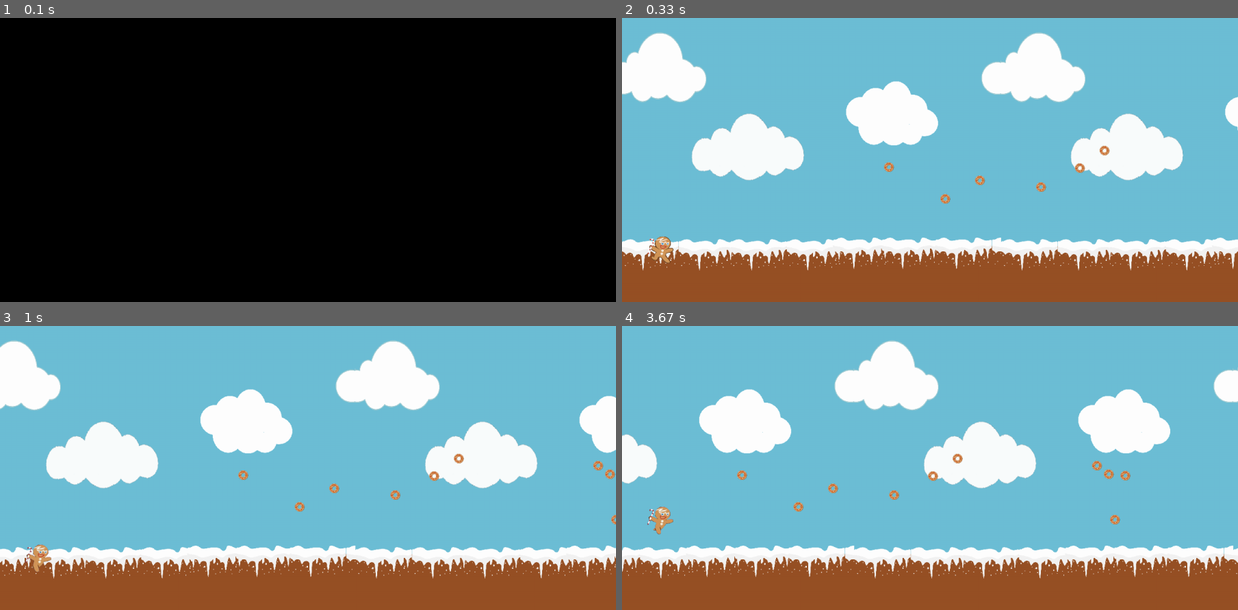
Above: before the commit, frames 1-4 (two rows, left to right).
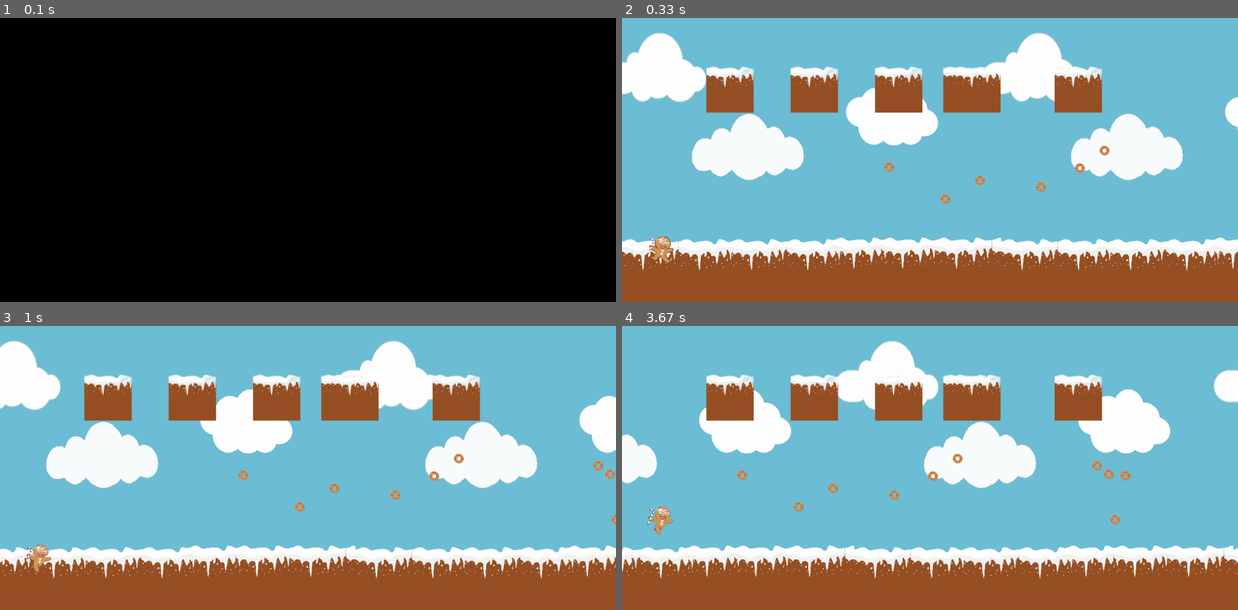
Above: after the commit, the same moments.

Repository: insper-classroom/devlife-23-1-projeto-pygame-laura_e_rafaela
Game: pygame game, started from jogo/jogo_GM.py
Two runs of this game, one before a commit and one after it. Both use one fixed random seed, a clock stepped at 60 frames per second and the inputs below.
Inputs:
- Up to frame 1 (0.1 s): no input
- Up to frame 2 (0.33 s): no input
- Up to frame 3 (1 s): hold Right 0.33-0.8 s; hold Right from 0.83 s (still down); tap Space at 0.9 s; tap D at 0.98 s
- Up to frame 4 (3.67 s): release Right at 1.3 s; hold Right 1.33-1.97 s; tap Space at 1.4, 1.7, 2.07, 2.57, 3.07, 3.37 s; hold Right 2-2.47 s; hold Right 2.5-2.97 s; tap D at 2.65 s; hold Right 3-3.63 s

Frame 1 is identical in both runs. In frame 2, 6.3% of the frame differs, in the area x 13-78%, y 17-34%; in frame 3, 6.3%; in frame 4, 6.3%.

Commit message:
comecando a criar plataformas (não se mexem ainda)

Diff:
--- a/jogo/assets_jogo.py
+++ b/jogo/assets_jogo.py
@@ -137,3 +137,14 @@
 
     def desenha(self):
         self.window.blit(self.image,self.rect)
+
+class Plataforma (pygame.sprite.Sprite):
+    def __init__(self, x, y, width, tela_jogo):
+        image = pygame.image.load("jogo/Assets_jogo/snow_ground.png")
+        self.image = pygame.transform.scale(image, (100,100))
+        self.rect = pygame.Rect(x,y,100,100)
+        self.width = width
+        self.tela_jogo = tela_jogo
+    def desenha(self):
+        for i in range(self.width):
+            self.tela_jogo.window.blit(self.image, (self.rect.x + (self.rect.x * i), self.rect.y))
--- a/jogo/jogo_GM.py
+++ b/jogo/jogo_GM.py
@@ -17,10 +17,15 @@
         self.andando=False
         self.biscoito_dx = 0
         self.all_biscoitos=pygame.sprite.Group()
+        self.all_plataformas = []
         for i in range(10):
             y=random.randint(250,410)
             x = random.randint(self.biscoito_dx,1000 + self.biscoito_dx)
             self.all_biscoitos.add(Biscoito(self.window,y,x))
+        for i in range(4):
+            x = random.randint(100, 1000)
+            width = random.randint(2, 6)
+            self.all_plataformas.append(Plataforma(x,100,width, self))
 
     def atualiza(self):
 
@@ -49,6 +54,8 @@
         for i in range(self.tiles):
             self.window.blit(self.fundo,(i*self.fundo.get_width()+self.scroll,0))
         self.all_biscoitos.draw(self.window)
+        for plataforma in self.all_plataformas:
+            plataforma.desenha()
         self.player.desenha()
         pygame.display.update()
 
Binary file added: jogo/Assets_jogo/snow_ground.png
